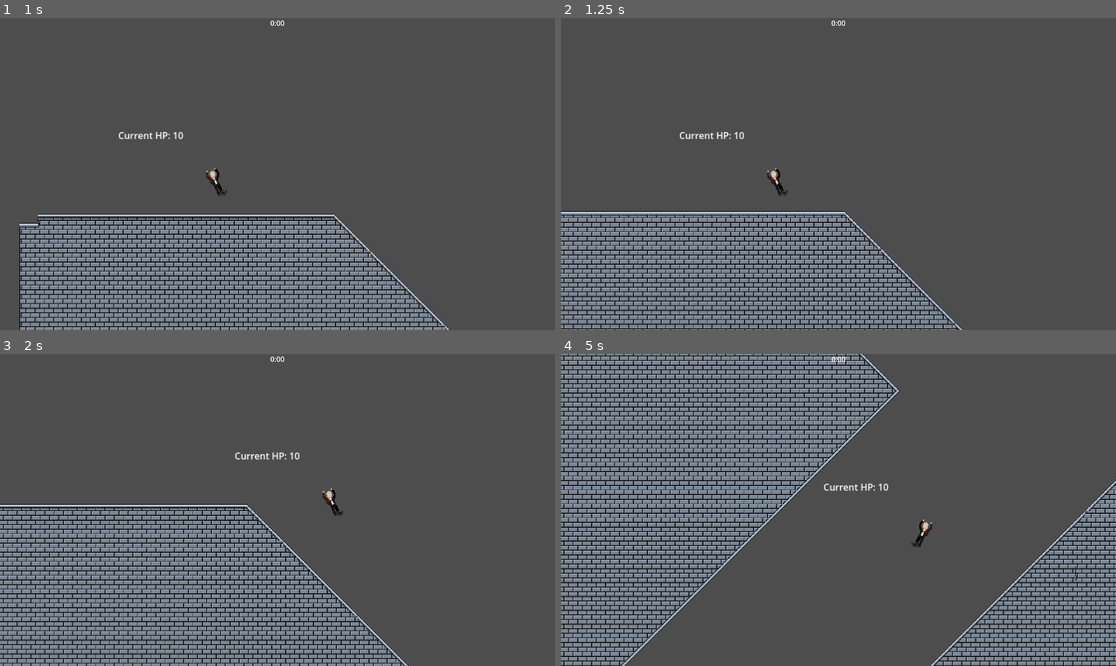
Above: before the commit, frames 1-4 (two rows, left to right).
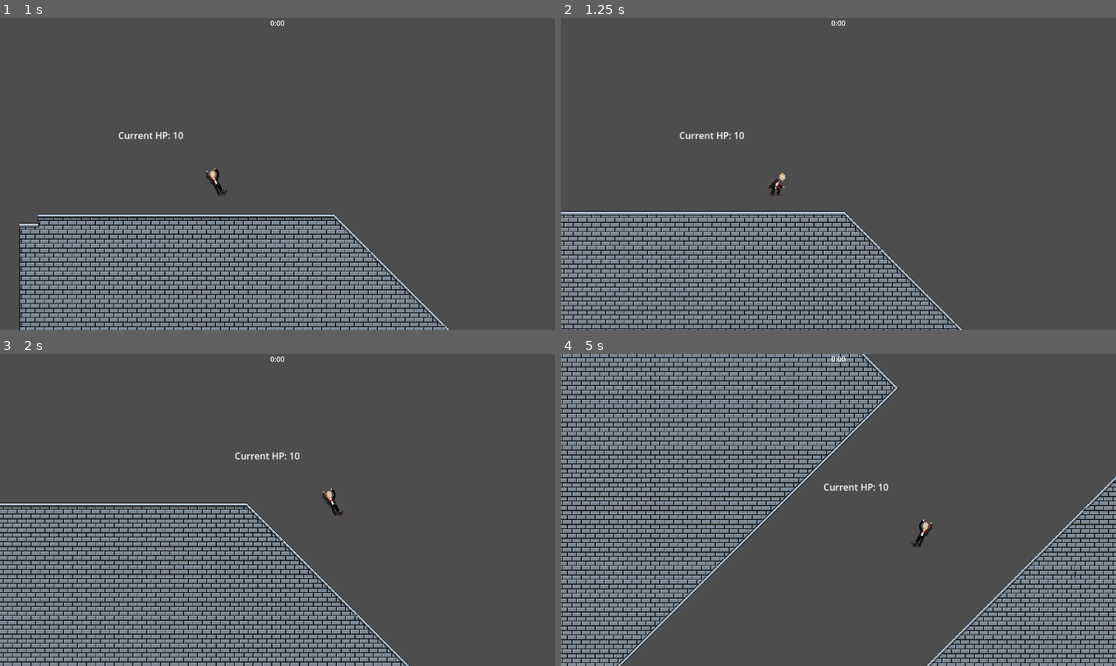
Above: after the commit, the same moments.

Repository: LiamQuinlan-Carleton/COMP1501FINAL
Game: Godot game, scene res://start_screen.tscn
The game is run twice, just before and just after one commit, with the same random seed, the same clock (stepped at 60 frames per second) and the same inputs. The engine's default icon, where the game draws it, is replaced by a stand-in: a white triangle on a blue panel in a dark square.
Inputs (mouse positions are in pixels of both pictures, inside the frame that each line leads up to):
- Up to frame 1 (1 s): tap Space (Jump) at 0.5, 0.77, 0.8 s; move the mouse to (399, 158) at 0.52 s; hold D (Right) from 0.53 s (still down); hold S (crouch) from 0.53 s (still down)
- Up to frame 2 (1.25 s): keep holding D (Right); keep holding S (crouch); tap Space (Jump) at 1.07 s
- Up to frame 3 (2 s): keep holding D (Right); move the mouse to (166, 525) at 1.27 s; release S (crouch) at 1.28 s; tap Space (Jump) at 1.35, 1.52, 1.82 s; tap S (crouch) at 1.55 s
- Up to frame 4 (5 s): move the mouse to (894, 441) at 2.02 s; release D (Right) at 2.03 s; press the mouse at (894, 441) at 2.03 s; hold A (Left) 2.03-2.78 s; tap Space (Jump) at 2.3, 3.02, 3.32, 3.77, 3.8, 4.07, 4.52, 4.82 s; move the mouse to (810, 572) at 2.77 s; release the mouse at (810, 572) at 2.78 s; hold D (Right) 2.78-4.28 s; right-click (810, 572) at 2.85 s; tap S (crouch) at 3.05, 4.35 s; move the mouse to (1005, 556) at 3.52 s; hold Shift (Shift) 3.53-4.28 s; move the mouse to (672, 463) at 4.27 s; hold A (Left) from 4.28 s (still down)

Frame 1 is identical in both runs. In frame 2, 0.2% of the frame differs, in the area x 37-41%, y 48-58%; in frame 3, 20%; in frame 4, 38%, in the area x 0-100%, y 0-100%.

Commit message:
Visuals update

Diff:
--- a/bullet.gd
+++ b/bullet.gd
@@ -20,5 +20,7 @@
 	if body.has_method("deal_damage"):
 		body.deal_damage(1)
 		queue_free()
+	elif body.has_method("_input"):
+		pass
 	else:
 		queue_free()
--- a/bullet.tscn
+++ b/bullet.tscn
@@ -1,10 +1,10 @@
 [gd_scene load_steps=4 format=3 uid="uid://ckape3q84rlua"]
 
 [ext_resource type="Script" path="res://bullet.gd" id="1_k12vu"]
-[ext_resource type="Texture2D" uid="uid://c0lxs2ch7it2b" path="res://icon.svg" id="1_pxq1c"]
+[ext_resource type="Texture2D" uid="uid://bl218ge23pj7q" path="res://Art/Other Stuff/bullet.png" id="2_uxmb8"]
 
 [sub_resource type="RectangleShape2D" id="RectangleShape2D_qkt3l"]
-size = Vector2(100, 8)
+size = Vector2(11, 6)
 
 [node name="Bullet" type="Node2D"]
 
@@ -12,12 +12,12 @@
 script = ExtResource("1_k12vu")
 
 [node name="CollisionShape2D" type="CollisionShape2D" parent="Bullet"]
-position = Vector2(68, 0)
+position = Vector2(5.5, 1.19209e-07)
 shape = SubResource("RectangleShape2D_qkt3l")
 
 [node name="Sprite2D" type="Sprite2D" parent="Bullet"]
-position = Vector2(68, 2.52435e-29)
-scale = Vector2(0.78125, 0.0585938)
-texture = ExtResource("1_pxq1c")
+position = Vector2(5, 0)
+scale = Vector2(0.15, 0.15)
+texture = ExtResource("2_uxmb8")
 
 [connection signal="body_entered" from="Bullet" to="Bullet" method="_on_body_entered"]
--- a/dummy.tscn
+++ b/dummy.tscn
@@ -1,10 +1,10 @@
 [gd_scene load_steps=4 format=3 uid="uid://codnqtebakn4"]
 
-[ext_resource type="Texture2D" uid="uid://c0lxs2ch7it2b" path="res://icon.svg" id="1_6f6il"]
 [ext_resource type="Script" path="res://dummy.gd" id="1_jbdjj"]
+[ext_resource type="Texture2D" uid="uid://ca5n6ne2qof2h" path="res://Art/Other Stuff/dummy.png" id="2_2fsjm"]
 
 [sub_resource type="RectangleShape2D" id="RectangleShape2D_k63y8"]
-size = Vector2(50, 50)
+size = Vector2(36, 50)
 
 [node name="Dummy" type="Node2D"]
 
@@ -16,7 +16,7 @@
 
 [node name="Sprite2D" type="Sprite2D" parent="Dummy"]
 position = Vector2(0, 1)
-scale = Vector2(0.390625, 0.390625)
-texture = ExtResource("1_6f6il")
+scale = Vector2(0.5, 0.5)
+texture = ExtResource("2_2fsjm")
 
 [node name="ShootCooldown" type="Timer" parent="Dummy"]
--- a/enemy.gd
+++ b/enemy.gd
@@ -13,6 +13,9 @@
 @export var current_level: String
 #Grab raycast node for line of sight
 @onready var los = $LineOfSight
+#Grab animation node
+@onready var animation = $AnimatedSprite2D
+var current_frame
 #Grab player node
 @onready var player = get_tree().get_root().find_child("Player", true, false)
 
@@ -23,6 +26,18 @@
 # Called every frame. 'delta' is the elapsed time since the previous frame.
 func _process(delta: float) -> void:
 	los.target_position = player.global_position - los.global_position
+	if (los.target_position.x<0) and can_shoot:
+		animation.play("Idle Left")
+		current_frame = animation.frame
+	elif can_shoot:
+		animation.play("Idle Right")
+		current_frame = animation.frame
+	elif (los.target_position.x<0) and !can_shoot:
+		animation.play("Shoot Left")
+		animation.frame = current_frame + 1
+	else:
+		animation.play("Shoot Right")
+		animation.frame = current_frame + 1
 	var collider = los.get_collider()
 	if collider == player:
 		if can_shoot:
--- a/enemy.tscn
+++ b/enemy.tscn
@@ -1,10 +1,204 @@
-[gd_scene load_steps=4 format=3 uid="uid://bjv4ayd50t6r0"]
+[gd_scene load_steps=32 format=3 uid="uid://bjv4ayd50t6r0"]
 
 [ext_resource type="Script" path="res://enemy.gd" id="1_r8rcx"]
-[ext_resource type="Texture2D" uid="uid://c0lxs2ch7it2b" path="res://icon.svg" id="2_7fqt7"]
+[ext_resource type="Texture2D" uid="uid://dai3os6y5juo3" path="res://Art/Other Stuff/enemyleft-Sheet.png" id="2_o083f"]
+[ext_resource type="Texture2D" uid="uid://bh4q2h4q2yrdi" path="res://Art/Other Stuff/enemyright-Sheet.png" id="3_056ad"]
+[ext_resource type="Texture2D" uid="uid://ikfd65hognpl" path="res://Art/Other Stuff/enemyleftshoot-Sheet.png" id="4_3jocl"]
+[ext_resource type="Texture2D" uid="uid://br0qbm7cr8lyq" path="res://Art/Other Stuff/enemyrightshoot-Sheet.png" id="5_nk8as"]
 
 [sub_resource type="RectangleShape2D" id="RectangleShape2D_jopp6"]
-size = Vector2(37, 37)
+size = Vector2(37, 43)
+
+[sub_resource type="AtlasTexture" id="AtlasTexture_m4aeg"]
+atlas = ExtResource("2_o083f")
+region = Rect2(0, 0, 96, 96)
+
+[sub_resource type="AtlasTexture" id="AtlasTexture_io6pk"]
+atlas = ExtResource("2_o083f")
+region = Rect2(96, 0, 96, 96)
+
+[sub_resource type="AtlasTexture" id="AtlasTexture_tkk43"]
+atlas = ExtResource("2_o083f")
+region = Rect2(192, 0, 96, 96)
+
+[sub_resource type="AtlasTexture" id="AtlasTexture_swupy"]
+atlas = ExtResource("2_o083f")
+region = Rect2(288, 0, 96, 96)
+
+[sub_resource type="AtlasTexture" id="AtlasTexture_6yhld"]
+atlas = ExtResource("2_o083f")
+region = Rect2(384, 0, 96, 96)
+
+[sub_resource type="AtlasTexture" id="AtlasTexture_aywsm"]
+atlas = ExtResource("2_o083f")
+region = Rect2(480, 0, 96, 96)
+
+[sub_resource type="AtlasTexture" id="AtlasTexture_b4nil"]
+atlas = ExtResource("3_056ad")
+region = Rect2(0, 0, 96, 96)
+
+[sub_resource type="AtlasTexture" id="AtlasTexture_844bh"]
+atlas = ExtResource("3_056ad")
+region = Rect2(96, 0, 96, 96)
+
+[sub_resource type="AtlasTexture" id="AtlasTexture_omcuy"]
+atlas = ExtResource("3_056ad")
+region = Rect2(192, 0, 96, 96)
+
+[sub_resource type="AtlasTexture" id="AtlasTexture_4j1u2"]
+atlas = ExtResource("3_056ad")
+region = Rect2(288, 0, 96, 96)
+
+[sub_resource type="AtlasTexture" id="AtlasTexture_qym2w"]
+atlas = ExtResource("3_056ad")
+region = Rect2(384, 0, 96, 96)
+
+[sub_resource type="AtlasTexture" id="AtlasTexture_s3cgy"]
+atlas = ExtResource("3_056ad")
+region = Rect2(480, 0, 96, 96)
+
+[sub_resource type="AtlasTexture" id="AtlasTexture_oy2qm"]
+atlas = ExtResource("4_3jocl")
+region = Rect2(0, 0, 192, 96)
+
+[sub_resource type="AtlasTexture" id="AtlasTexture_tpcoj"]
+atlas = ExtResource("4_3jocl")
+region = Rect2(192, 0, 192, 96)
+
+[sub_resource type="AtlasTexture" id="AtlasTexture_0ae5o"]
+atlas = ExtResource("4_3jocl")
+region = Rect2(384, 0, 192, 96)
+
+[sub_resource type="AtlasTexture" id="AtlasTexture_a2iij"]
+atlas = ExtResource("4_3jocl")
+region = Rect2(576, 0, 192, 96)
+
+[sub_resource type="AtlasTexture" id="AtlasTexture_rrjwq"]
+atlas = ExtResource("4_3jocl")
+region = Rect2(768, 0, 192, 96)
+
+[sub_resource type="AtlasTexture" id="AtlasTexture_sgayq"]
+atlas = ExtResource("4_3jocl")
+region = Rect2(960, 0, 192, 96)
+
+[sub_resource type="AtlasTexture" id="AtlasTexture_43f0q"]
+atlas = ExtResource("5_nk8as")
+region = Rect2(0, 0, 192, 96)
+
+[sub_resource type="AtlasTexture" id="AtlasTexture_dur42"]
+atlas = ExtResource("5_nk8as")
+region = Rect2(192, 0, 192, 96)
+
+[sub_resource type="AtlasTexture" id="AtlasTexture_k7g0g"]
+atlas = ExtResource("5_nk8as")
+region = Rect2(384, 0, 192, 96)
+
+[sub_resource type="AtlasTexture" id="AtlasTexture_g63ng"]
+atlas = ExtResource("5_nk8as")
+region = Rect2(576, 0, 192, 96)
+
+[sub_resource type="AtlasTexture" id="AtlasTexture_f2hu7"]
+atlas = ExtResource("5_nk8as")
+region = Rect2(768, 0, 192, 96)
+
+[sub_resource type="AtlasTexture" id="AtlasTexture_28t6n"]
+atlas = ExtResource("5_nk8as")
+region = Rect2(960, 0, 192, 96)
+
+[sub_resource type="SpriteFrames" id="SpriteFrames_j8qj5"]
+animations = [{
+"frames": [{
+"duration": 1.0,
+"texture": SubResource("AtlasTexture_m4aeg")
+}, {
+"duration": 1.0,
+"texture": SubResource("AtlasTexture_io6pk")
+}, {
+"duration": 1.0,
+"texture": SubResource("AtlasTexture_tkk43")
+}, {
+"duration": 1.0,
+"texture": SubResource("AtlasTexture_swupy")
+}, {
+"duration": 1.0,
+"texture": SubResource("AtlasTexture_6yhld")
+}, {
+"duration": 1.0,
+"texture": SubResource("AtlasTexture_aywsm")
+}],
+"loop": true,
+"name": &"Idle Left",
+"speed": 12.0
+}, {
+"frames": [{
+"duration": 1.0,
+"texture": SubResource("AtlasTexture_b4nil")
+}, {
+"duration": 1.0,
+"texture": SubResource("AtlasTexture_844bh")
+}, {
+"duration": 1.0,
+"texture": SubResource("AtlasTexture_omcuy")
+}, {
+"duration": 1.0,
+"texture": SubResource("AtlasTexture_4j1u2")
+}, {
+"duration": 1.0,
+"texture": SubResource("AtlasTexture_qym2w")
+}, {
+"duration": 1.0,
+"texture": SubResource("AtlasTexture_s3cgy")
+}],
+"loop": true,
+"name": &"Idle Right",
+"speed": 12.0
+}, {
+"frames": [{
+"duration": 1.0,
+"texture": SubResource("AtlasTexture_oy2qm")
+}, {
+"duration": 1.0,
+"texture": SubResource("AtlasTexture_tpcoj")
+}, {
+"duration": 1.0,
+"texture": SubResource("AtlasTexture_0ae5o")
+}, {
+"duration": 1.0,
+"texture": SubResource("AtlasTexture_a2iij")
+}, {
+"duration": 1.0,
+"texture": SubResource("AtlasTexture_rrjwq")
+}, {
+"duration": 1.0,
+"texture": SubResource("AtlasTexture_sgayq")
+}],
+"loop": true,
+"name": &"Shoot Left",
+"speed": 12.0
+}, {
+"frames": [{
+"duration": 1.0,
+"texture": SubResource("AtlasTexture_43f0q")
+}, {
+"duration": 1.0,
+"texture": SubResource("AtlasTexture_dur42")
+}, {
+"duration": 1.0,
+"texture": SubResource("AtlasTexture_k7g0g")
+}, {
+"duration": 1.0,
+"texture": SubResource("AtlasTexture_g63ng")
+}, {
+"duration": 1.0,
+"texture": SubResource("AtlasTexture_f2hu7")
+}, {
+"duration": 1.0,
+"texture": SubResource("AtlasTexture_28t6n")
+}],
+"loop": true,
+"name": &"Shoot Right",
+"speed": 12.0
+}]
 
 [node name="Enemy" type="Node2D"]
 
@@ -14,15 +208,16 @@
 shoot_timer = NodePath("ShootCooldown")
 
 [node name="CollisionShape2D" type="CollisionShape2D" parent="Enemy"]
-position = Vector2(0.5, -0.5)
+position = Vector2(0.5, 2.5)
 shape = SubResource("RectangleShape2D_jopp6")
 
-[node name="Sprite2D" type="Sprite2D" parent="Enemy"]
-scale = Vector2(0.296875, 0.296875)
-texture = ExtResource("2_7fqt7")
-
 [node name="LineOfSight" type="RayCast2D" parent="Enemy"]
 
 [node name="ShootCooldown" type="Timer" parent="Enemy"]
 
+[node name="AnimatedSprite2D" type="AnimatedSprite2D" parent="Enemy"]
+scale = Vector2(0.5, 0.5)
+sprite_frames = SubResource("SpriteFrames_j8qj5")
+animation = &"Shoot Right"
+
 [connection signal="timeout" from="Enemy/ShootCooldown" to="Enemy" method="_on_shoot_cooldown_timeout"]
--- a/enemy_bullet.gd
+++ b/enemy_bullet.gd
@@ -23,5 +23,7 @@
 	if body.has_method("take_damage"):
 		body.take_damage(1)
 		queue_free()
+	elif body.has_method("deal_damage"):
+		pass
 	else:
 		queue_free()
--- a/enemy_bullet.tscn
+++ b/enemy_bullet.tscn
@@ -1,10 +1,10 @@
 [gd_scene load_steps=4 format=3 uid="uid://cwd83faj5vqrq"]
 
 [ext_resource type="Script" path="res://enemy_bullet.gd" id="1_kovxd"]
-[ext_resource type="Texture2D" uid="uid://c0lxs2ch7it2b" path="res://icon.svg" id="1_l0b0q"]
+[ext_resource type="Texture2D" uid="uid://bl218ge23pj7q" path="res://Art/Other Stuff/bullet.png" id="2_khcrf"]
 
 [sub_resource type="RectangleShape2D" id="RectangleShape2D_gquyj"]
-size = Vector2(64, 3.5)
+size = Vector2(11, 6)
 
 [node name="Enemy Bullet" type="Node2D"]
 
@@ -12,12 +12,12 @@
 script = ExtResource("1_kovxd")
 
 [node name="CollisionShape2D" type="CollisionShape2D" parent="Enemy Bullet"]
-position = Vector2(54, 0.25)
+position = Vector2(5.5, 0)
 shape = SubResource("RectangleShape2D_gquyj")
 
 [node name="Sprite2D" type="Sprite2D" parent="Enemy Bullet"]
-position = Vector2(54, 0.25)
-scale = Vector2(0.5, 0.0273438)
-texture = ExtResource("1_l0b0q")
+position = Vector2(5, 0)
+scale = Vector2(0.15, 0.15)
+texture = ExtResource("2_khcrf")
 
 [connection signal="body_entered" from="Enemy Bullet" to="Enemy Bullet" method="_on_body_entered"]
--- a/player.gd
+++ b/player.gd
@@ -93,6 +93,31 @@
 
 	#if Input.is_action_pressed("Shift"):
 		#velocity.x -= 1000 * delta
+	# Animation control
+	if is_on_floor() and !crouching and !is_jumping and can_shoot:
+		if (velocity.x > 10):
+			animation.play("Run Right")
+			current_frame = animation.frame
+		elif (velocity.x < -10):
+			animation.play("Run Left")
+			current_frame = animation.frame
+		else:
+			animation.play("Idle")
+			current_frame = animation.frame
+	elif is_on_wall() and !crouching and !is_jumping and can_shoot:
+		if (l_dir == 1):
+			animation.play("Wall Slide Right")
+		elif (l_dir == -1):
+			animation.play("Wall Slide Left")
+	elif (velocity.y > 70) and !crouching and !is_jumping and can_shoot:
+		if (l_dir == 1):
+			animation.play("Jump Right")
+			animation.frame = 8
+			animation.pause()
+		else:
+			animation.play("Jump Left")
+			animation.frame = 8
+			animation.pause()
 
 	#Jump control
 	if Input.is_action_just_pressed("Jump"):
@@ -119,6 +144,16 @@
 		want_jump = false
 		is_jumping = true
 		jump_timer.start(jump_length)
+		if is_on_wall():
+			if (l_dir < 0):
+				animation.play("Jump Right")
+			else:
+				animation.play("Jump Left")
+		else:
+			if (l_dir > 0):
+				animation.play("Jump Right")
+			else:
+				animation.play("Jump Left")
 
 	if is_on_wall() or (can_jump and lastSurface == "wall"):
 		apply_friction(wall_friction, air_resistance, sliding_friction, false, delta, false)
@@ -130,6 +165,16 @@
 				velocity.x = -1*speed
 			else:
 				velocity.x = speed
+			if is_on_wall():
+				if (l_dir < 0):
+					animation.play("Jump Right")
+				else:
+					animation.play("Jump Left")
+			else:
+				if (l_dir > 0):
+					animation.play("Jump Right")
+				else:
+					animation.play("Jump Left")
 
 	if is_on_floor() or is_on_wall():
 		can_jump = true
@@ -159,14 +204,14 @@
 		player_hitbox.position.y = 13
 
 		crouching = true
-		await get_tree().create_timer(0.3).timeout
+		await get_tree().create_timer(0.4).timeout
 		update_frame = true
-		if (velocity.y > 0) and is_on_floor():
+		if (velocity.y > 0) and is_on_floor() and can_shoot:
 			if (velocity.x > 0):
 				animation.play("Slope Right")
 			else:
 				animation.play("Slope Left")
-		elif is_on_floor():
+		elif is_on_floor() and can_shoot:
 			if (velocity.x > 0):
 				animation.play("Slide Right")
 			else:
@@ -176,7 +221,7 @@
 	if want_to_stand and crouching and can_stand:
 		reset_after_crouch()
 
-	if is_on_floor() and crouching and !is_jumping and update_frame:
+	if is_on_floor() and crouching and !is_jumping and update_frame and can_shoot:
 		if (velocity.y > 50):
 			if (velocity.x > 0):
 				animation.play("Slope Right")
@@ -189,31 +234,6 @@
 				animation.play("Slide Left")
 
 	#Run control
-	if is_on_floor() and !crouching and !is_jumping and can_shoot:
-		if (velocity.x > 10):
-			animation.play("Run Right")
-			current_frame = animation.frame
-		elif (velocity.x < -10):
-			animation.play("Run Left")
-			current_frame = animation.frame
-		else:
-			animation.play("Idle")
-			current_frame = animation.frame
-	elif is_on_wall() and !crouching and !is_jumping and can_shoot:
-		if (l_dir == 1):
-			animation.play("Wall Slide Right")
-		elif (l_dir == -1):
-			animation.play("Wall Slide Left")
-	elif (velocity.y > 70) and !crouching and !is_jumping and can_shoot:
-		if (velocity.x > 0):
-			animation.play("Jump Right")
-			animation.frame = 8
-			animation.pause()
-		else:
-			animation.play("Jump Left")
-			animation.frame = 8
-			animation.pause()
-
 	if Input.is_action_just_pressed("Right"):
 		l_dir= 1
 	elif Input.is_action_just_released("Right") and Input.is_action_pressed("Left"):
@@ -256,7 +276,6 @@
 
 	move_and_slide()
 
-
 	# if within zipline's interaction area
 	if in_zipline_area:
 		# when holding interact, player follows zipline's path
@@ -269,12 +288,11 @@
 			reparent(main_node)
 			on_zipline = false
 
-
+# Runs every frame
 func _process(delta: float) -> void:
 	# die and respawn if health runs out or fell off map
 	if health <= 0:
 		call_deferred("reset_player")
-
 
 #x is true
 func apply_friction(f_frict : float, a_resist : float, s_frict : float, floor : bool, delta : float, x_or_y : bool):
@@ -342,6 +360,7 @@
 					animation.frame = current_frame + 1
 	if event.is_action_pressed("Reset"): # For quick resets
 		get_tree().reload_current_scene()
+
 func _on_jump_length_timeout() -> void:
 	is_jumping = false
 
@@ -383,16 +402,14 @@
 func _on_area_2d_area_exited(area: Area2D) -> void:
 	in_zipline_area = false;
 
-
 func _on_upper_collision_body_entered(body: TileMapLayer) -> void:
 	can_stand = false
 
-
 func _on_upper_collision_body_exited(body: TileMapLayer) -> void:
 	can_stand = true
 
-
 func _on_death_collisions_died() -> void:
 	call_deferred("reset_player")
+
 func reset_player():
 	get_tree().reload_current_scene()
Binary file added: Art/Other Stuff/bullet.png
Not shown, added: Art/Other Stuff/bullet.png.import
Binary file added: Art/Other Stuff/dummy.png
Not shown, added: Art/Other Stuff/dummy.png.import
Binary file added: Art/Other Stuff/enemyleft-Sheet.png
Not shown, added: Art/Other Stuff/enemyleft-Sheet.png.import
Binary file added: Art/Other Stuff/enemyleftshoot-Sheet.png
Not shown, added: Art/Other Stuff/enemyleftshoot-Sheet.png.import
Binary file added: Art/Other Stuff/enemyright-Sheet.png
Not shown, added: Art/Other Stuff/enemyright-Sheet.png.import
Binary file added: Art/Other Stuff/enemyrightshoot-Sheet.png
Not shown, added: Art/Other Stuff/enemyrightshoot-Sheet.png.import
(and 1 more such lines)
